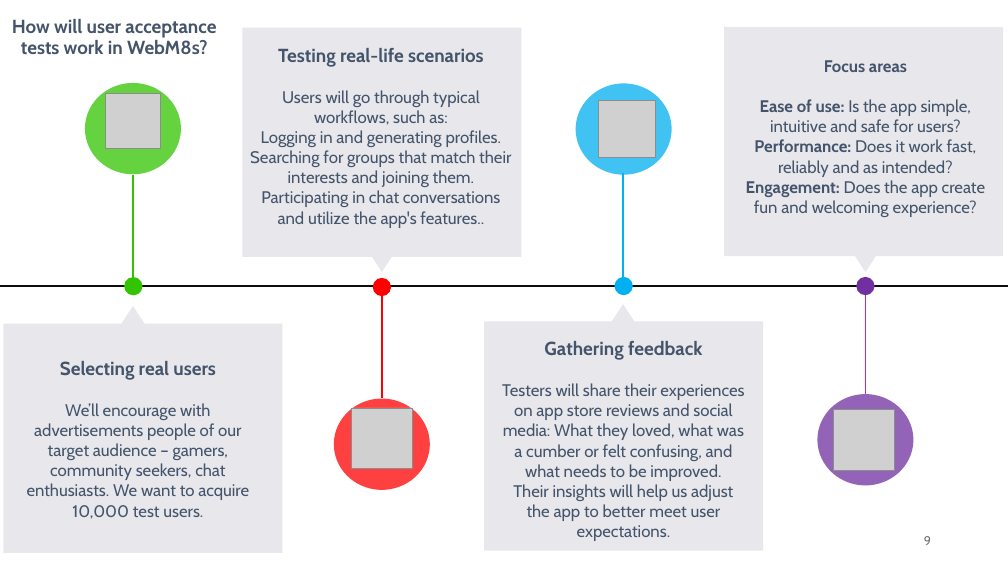
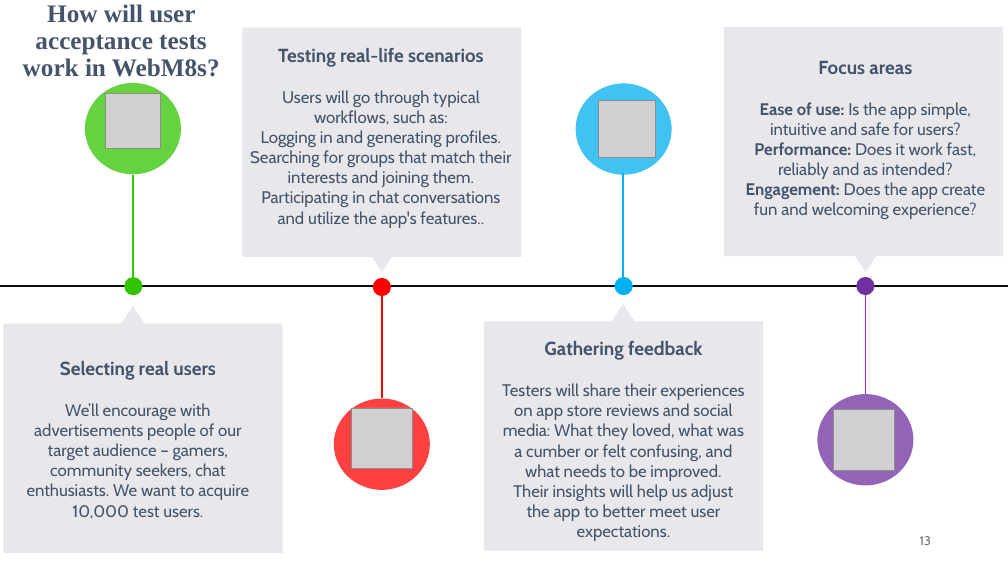
Before and after one commit to jankotanime/projekt-WZI, a slide deck: slide 13 of WebM8s.pptx (slide 9 before the commit). Drawn at 1008x567 pixels with LibreOffice and Linux fonts; fonts in the diff are those of the drawing; grey boxes stand for pictures. Boxes give left, top, right and bottom in pixels: in the first picture for what was removed or moved away, otherwise in the second. Text is boxed around its words. In the diff, an @@ line names an element or a change of style, - is before the commit and + after.

```diff
--- a/WebM8s.pptx
+++ b/WebM8s.pptx
@@ title "How will user acceptance tests ...": place and size @@
-title "How will user acceptance tests ..." at box(12, 19, 216, 55)
+title "How will user acceptance tests ..." at box(23, 4, 220, 77)
@@ title "How will user acceptance tests ..." at box(23, 4, 220, 77): size 18 to 24 pt, font Cabin to Times New Roman @@
@@ text at box(818, 61, 912, 74): size 16 to 18 pt in "Focus areas" @@
@@ page number at box(920, 536, 931, 545): text changed @@
-9
+13
```
Also in this commit, not shown: 10 other slides changed, 6 slides added, 2 other files.
